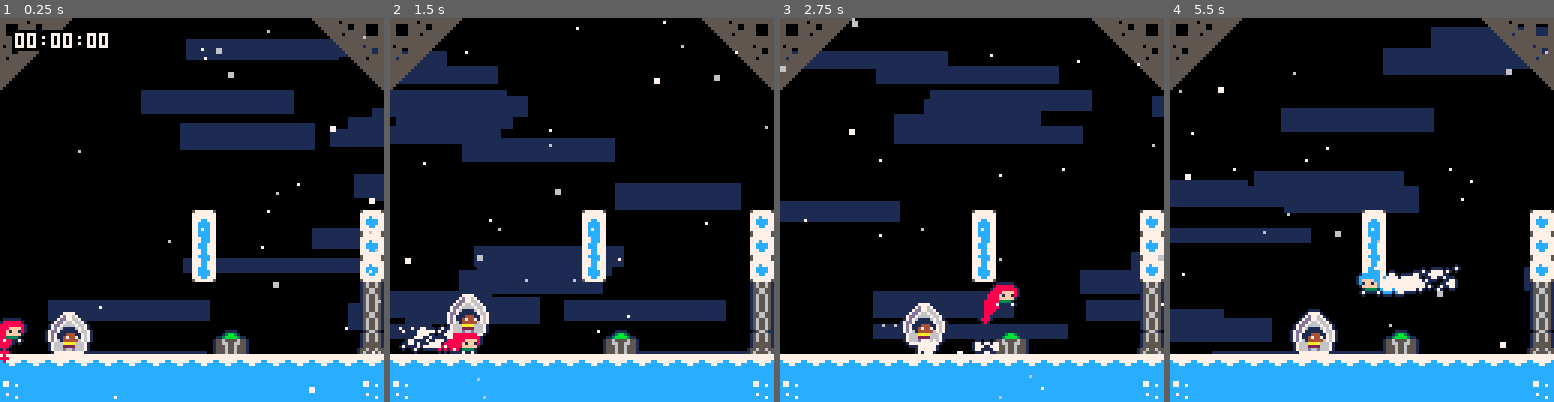
Above: before the commit, frames 1-4 (left to right).
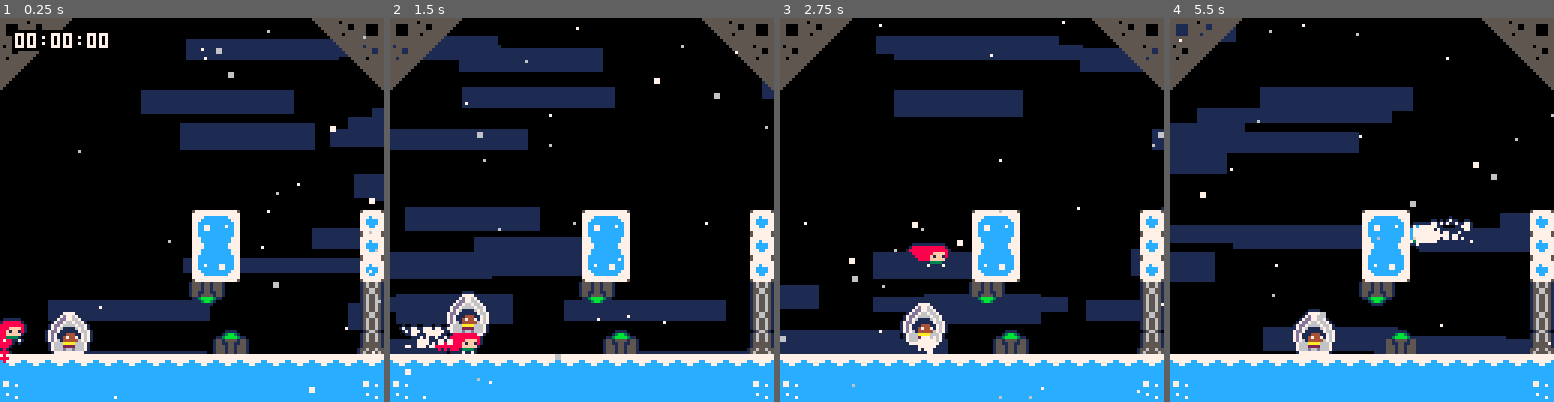
Above: after the commit, the same moments.

Repository: CelesteClassic/newleste.p8
Game: PICO-8 cartridge temple.p8
Two runs of this game, one before a commit and one after it. Both use one fixed random seed, a clock stepped at 60 frames per second and the inputs below.
Inputs:
- Up to frame 1 (0.25 s): no input
- Up to frame 2 (1.5 s): tap X (X key) at 0.33, 1.07 s; tap O (Z key) at 0.7 s
- Up to frame 3 (2.75 s): hold Right 1.6-2.1 s; tap O (Z key) at 1.7, 2.1, 2.5 s; tap X (X key) at 1.85 s; hold Up 2.15-2.42 s; hold Right from 2.47 s (still down)
- Up to frame 4 (5.5 s): tap O (Z key) every 0.4 s from 2.9 to 5.3 s; tap X (X key) at 2.97, 4.08, 5.2 s; release Right at 3.03 s; hold Left 3.08-3.58 s; hold Down 3.63-3.97 s; hold Right 4.02-4.68 s; hold Up 4.73-5.03 s; hold Left from 5.08 s (still down)

The runs differ from the first frame. In frame 1, 2.1% of the frame differs, in the area x 49-63%, y 50-88%; in frame 2, 22%; in frame 3, 25%; in frame 4, 31%, in the area x 0-100%, y 1-88%.

Commit message:
down facing button

Diff:
--- a/temple.p8
+++ b/temple.p8
@@ -986,19 +986,20 @@
     this.solid_obj=true
     this.hitbox=rectangle(0,3,10,5)
     this.ogy=this.y
+    this.diry=this.spr==68 and 1 or this.spr==69 and -1 or 0
     this.t=0
   end,
   update=function(this)
     if not this.active then
-      local hit=this.check(player,0,-1) or this.check(theo_crystal,0,-1)
+      local hit=this.check(player,0,-this.diry) or this.check(theo_crystal,0,-this.diry)
       if hit then
         --<theo_crystal> --
-        if hit.type==theo_crystal or hit.dash_effect_time>3 then
+        if hit.type==theo_crystal or (hit.dash_effect_time>3 and sign(hit.dash_target_y)==this.diry) then
           if hit.type==theo_crystal then
             -- TODO: make theo not bounce off, after fixing solids system for theo
           end
           --</theo_crystal> --
-          this.spd.y=3
+          this.spd.y=3*this.diry
           this.active=true
           local closest
           for o in all(objects) do
@@ -1008,23 +1009,24 @@
             end
           end
           (closest or {}).delay=10
-        else
+        elseif this.diry==1 then
           this.spd.y=sign(this.ogy+2-this.y)
         end
       else
         this.spd.y=sign(this.ogy-this.y)
       end
     else
-      this.spd.y=min(this.ogy+6-this.y,3)
+      this.spd.y=mid(this.ogy+6*this.diry-this.y,3,-3)
     end
     this.t=(this.t+1)%45
   end,
   draw=function(this)
     local l=this.t
     local x,y=this.x,this.y
-    rectfill(x,y+3,x+9,y+8,6)
-    rectfill(x,y+mid(3,l+1,8),x+9,y+mid(3,l+3,8),11)
-    spr(68,x,y,2,1)
+    -- rectfill(x,y+3,x+9,y+8,6)
+    -- rectfill(x,y+mid(3,l+1,8),x+9,y+mid(3,l+3,8),11)
+    spr(68,x,y,1.25,1,false,this.diry==-1)
+    --rect(this.x,this.y,this.right(),this.bottom(),7)
   end
 }
 
@@ -1151,6 +1153,7 @@
   [113]=sawblade,
   [67]=red_bubble,
   [68]=dash_switch,
+  [69]=dash_switch,
   [82]=switch_door,
   [70]=theo_crystal,
 }
@@ -1948,10 +1951,10 @@
 0000000000000000000000000000000000000000000000000000000000000000000000000000000000000000000000000000000000000000000000000000000000000000000000000000000000000000000000000000000000000000000000000000000000000000000000000000000000000000000000000000000000000000
 0000000000000000000000000000000000000000000000000000000000000000000000000000000000000000000000000000000000000000000000000000000000000000000000000000000000000000000000000000000000000000000000000000000000000000000000000000000000000000000000000000000000000000
 0000000000000000000000000000000000000000000000000000000000000000000000000000000000000000000000000000000000000000000000000000000000000000000000000000000000000000000000000000000000000000000000000000000000000000000000000000000000000000000000000000000000000000
-0000000000000000270000000000002000000000000000000000000000000000000000000000000000000000000000000000000000000000000000000000000000000000000000000000000000000000000000000000000000000000000000000000000000000000000000000000000000000000000000000000000000000000
-0000000000000000300000000000002000000000000000000000000000000000000000000000000000000000000000000000000000000000000000000000000000000000000000000000000000000000000000000000000000000000000000000000000000000000000000000000000000000000000000000000000000000000
-00000000000000003700000000000020000000000a0000000000000000000000000000000000000000000000000000000000000000000000000000000000000000000000000000000000000000000000000000000000000000000000000000000000000000000000000000000000000000000000000000000000000000000000
-0000000000000000000000000000005200000000000000000000000000000000000000000000000000000000000000000000000000000000000000000000000000000000000000000000000000000000000000000000000000000000000000000000000000000000000000000000000000000000000000000000000000000000
+0000000000000000212300000000002000000000000000000000000000000000000000000000000000000000000000000000000000000000000000000000000000000000000000000000000000000000000000000000000000000000000000000000000000000000000000000000000000000000000000000000000000000000
+0000000000000000242600000000002000000000000000000000000000000000000000000000000000000000000000000000000000000000000000000000000000000000000000000000000000000000000000000000000000000000000000000000000000000000000000000000000000000000000000000000000000000000
+00000000000000003133000000000020000000000a0000000000000000000000000000000000000000000000000000000000000000000000000000000000000000000000000000000000000000000000000000000000000000000000000000000000000000000000000000000000000000000000000000000000000000000000
+0000000000000000450000000000005200000000000000000000000000000000000000000000000000000000000000000000000000000000000000000000000000000000000000000000000000000000000000000000000000000000000000000000000000000000000000000000000000000000000000000000000000000000
 0000000000000000000000000000000000000000000000000000000000000000000000000000000000000000000000000000000000000000000000000000000000000000000000000000000000000000000000000000000000000000000000000000000000000000000000000000000000000000000000000000000000000000
 0100460000000000004400000000000001000000000000000000000000000000000000000000000000000000000000000000000000000000000000000000000000000000000000000000000000000000000000000000000000000000000000000000000000000000000000000000000000000000000000000000000000000000
 2222222222222222222222222222222223000000000000000000000000000000000000000000000000000000000000000000000000000000000000000000000000000000000000000000000000000000000000000000000000000000000000000000000000000000000000000000000000000000000000000000000000000000
Not shown, changed: 18 lines of the sprite sheet (__gfx__) section of temple.p8
